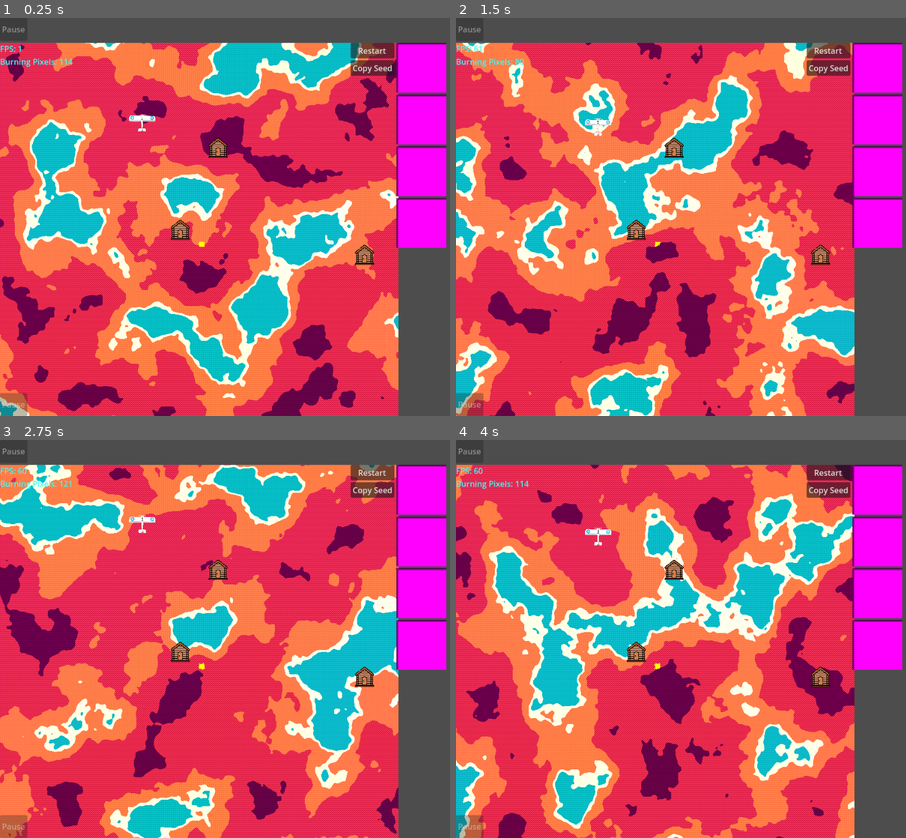
Above: before the commit, frames 1-4 (two rows, left to right).
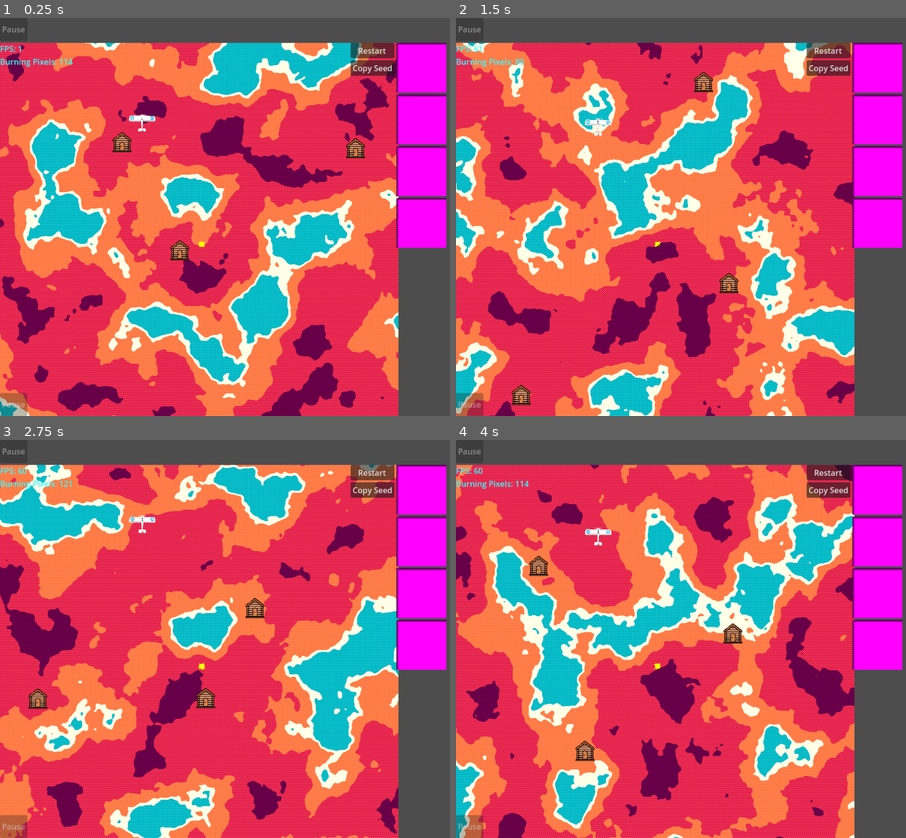
Above: after the commit, the same moments.

Repository: Levartar/2025-Brackeys-Game-Jam
Game: Godot game, scene res://scenes/game.tscn
Same seed, same stepped clock (60 frames per second), same inputs: the game is played once before the commit and once after it.
Inputs (mouse positions are in pixels of both pictures, inside the frame that each line leads up to):
- Up to frame 1 (0.25 s): no input
- Up to frame 2 (1.5 s): click "Restart" at 0.5 s; click "Restart" at 1.25 s
- Up to frame 3 (2.75 s): click "Restart" at 2 s
- Up to frame 4 (4 s): click (879, 487) at 2.75 s; click (879, 487) at 3.5 s

The runs differ from the first frame. In frame 1, 1.0% of the frame differs, in the area x 24-84%, y 28-63%; in frame 2, 1.0%; in frame 3, 1.0%, in the area x 6-84%, y 30-68%; in frame 4, 1.0%.

Commit message:
implemented PoI spawner

Diff:
--- a/scenes/flight_sim.tscn
+++ b/scenes/flight_sim.tscn
@@ -1,9 +1,11 @@
-[gd_scene load_steps=3 format=3 uid="uid://bo4sk7qj01lqq"]
+[gd_scene load_steps=4 format=3 uid="uid://bo4sk7qj01lqq"]
 
+[ext_resource type="Script" uid="uid://w8k7lwat878u" path="res://scripts/flight_sim.gd" id="1_2rvtq"]
 [ext_resource type="PackedScene" uid="uid://chmmcxfcwm47k" path="res://scenes/plane.tscn" id="1_rur5r"]
 [ext_resource type="PackedScene" uid="uid://bc6kn2bd5ise0" path="res://scenes/fire_starter.tscn" id="2_2rvtq"]
 
 [node name="Flight Sim" type="Node2D"]
+script = ExtResource("1_2rvtq")
 
 [node name="Plane" parent="." instance=ExtResource("1_rur5r")]
 position = Vector2(285, 190)
--- a/scenes/game.tscn
+++ b/scenes/game.tscn
@@ -1,8 +1,7 @@
-[gd_scene load_steps=5 format=3 uid="uid://6bypeyngjdqj"]
+[gd_scene load_steps=4 format=3 uid="uid://6bypeyngjdqj"]
 
 [ext_resource type="Script" uid="uid://dugpuu6ilaikm" path="res://scripts/map_container.gd" id="1_lnu2h"]
 [ext_resource type="PackedScene" uid="uid://bo4sk7qj01lqq" path="res://scenes/flight_sim.tscn" id="2_yqjtg"]
-[ext_resource type="PackedScene" uid="uid://lutbaot026ma" path="res://scenes/poi.tscn" id="3_lnu2h"]
 
 [sub_resource type="PlaceholderTexture2D" id="PlaceholderTexture2D_lnu2h"]
 size = Vector2(100, 100)
@@ -64,15 +63,6 @@
 water_longevity = 1.0
 water_fade_steps = 100.0
 
-[node name="PoI" parent="CanvasLayer/VBoxContainer/HBoxContainer/MapContainer/Flight Sim" instance=ExtResource("3_lnu2h")]
-position = Vector2(438, 215)
-
-[node name="PoI2" parent="CanvasLayer/VBoxContainer/HBoxContainer/MapContainer/Flight Sim" instance=ExtResource("3_lnu2h")]
-position = Vector2(732, 430)
-
-[node name="PoI3" parent="CanvasLayer/VBoxContainer/HBoxContainer/MapContainer/Flight Sim" instance=ExtResource("3_lnu2h")]
-position = Vector2(362, 380)
-
 [node name="MapButtons" type="VBoxContainer" parent="CanvasLayer/VBoxContainer/HBoxContainer"]
 layout_mode = 2
 
--- a/scripts/fire_starter.gd
+++ b/scripts/fire_starter.gd
@@ -212,6 +212,15 @@
     return burning_pixels.has(tex_pos)
   return false
 
+# Check if a world position is in original water (from map generation)
+func is_position_in_waters(world_pos: Vector2) -> bool:
+  var tex_pos = world_to_texture_coords(world_pos)
+  if tex_pos.x >= 0 and tex_pos.x < TEX_SIZE.x and tex_pos.y >= 0 and tex_pos.y < TEX_SIZE.y:
+    var earth_color = earth_img.get_pixel(tex_pos.x, tex_pos.y)
+    # Check if it's water/river color (blue component >= 0.6 based on your fire logic)
+    return earth_color.b >= 0.6
+  return false
+
 # Drop water at world position
 func drop_water_at_position(world_pos: Vector2, radius: int = 10):
   var tex_pos = world_to_texture_coords(world_pos)
--- /dev/null
+++ b/scripts/flight_sim.gd
@@ -0,0 +1,44 @@
+extends Node2D
+
+# TODO: implement seed
+# TODO: prevent concurrent rescues
+
+@export var poi_num: int = 3
+@export var poi_border_margin: int = 75
+@export var poi_min_distance: int = 150
+@export var poi_fire_distance: int = 75
+
+var poi_scene: PackedScene = preload("res://scenes/poi.tscn")
+var terrain: Control
+var terrain_dim: Vector2i
+var poi_place_incorrect: bool = true
+var all_poi_positions: Array[Vector2]
+var fire_spawn_pos: Vector2 = Vector2.ZERO # TODO: adjust fire spawns later on
+
+func _ready() -> void:
+  terrain = $Terrain
+  terrain_dim = terrain.TEX_SIZE
+  for i in range(poi_num):
+    var new_pos = Vector2.ZERO
+    while poi_place_incorrect:
+      var pos_x = randi_range(poi_border_margin, terrain_dim.x - poi_border_margin)
+      var pos_y = randi_range(poi_border_margin, terrain_dim.y - poi_border_margin)
+      new_pos = Vector2(pos_x, pos_y)
+      if not terrain.is_position_in_waters(new_pos): # check distance to waters
+        var is_pos_too_close = false
+        if new_pos.distance_to(fire_spawn_pos) < poi_fire_distance: # check distance to fire
+          is_pos_too_close = true
+        for j in range(all_poi_positions.size()):
+          if is_pos_too_close: break
+          if new_pos.distance_to(all_poi_positions[j]) < poi_min_distance: # check distance to other PoIs
+            is_pos_too_close = true
+        if not is_pos_too_close:
+          all_poi_positions.append(new_pos)
+          poi_place_incorrect = false
+    var new_poi = poi_scene.instantiate()
+    new_poi.position = new_pos
+    add_child(new_poi)
+    poi_place_incorrect = true
+
+func _process(_delta: float) -> void:
+  pass
--- a/scripts/plane.gd
+++ b/scripts/plane.gd
@@ -91,7 +91,7 @@
     if Input.is_action_pressed("boost_plane") and speed_mod == 1.0:
       speed_mod = 2.0
     elif !Input.is_action_pressed("boost_plane") and speed_mod == 2.0:
-      speed_mod = 1.0; print("reset speed_mod")
+      speed_mod = 1.0;
 
 func activate_cooldown() -> void:
   if cooldown > 0:
Not shown, added: scripts/flight_sim.gd.uid
